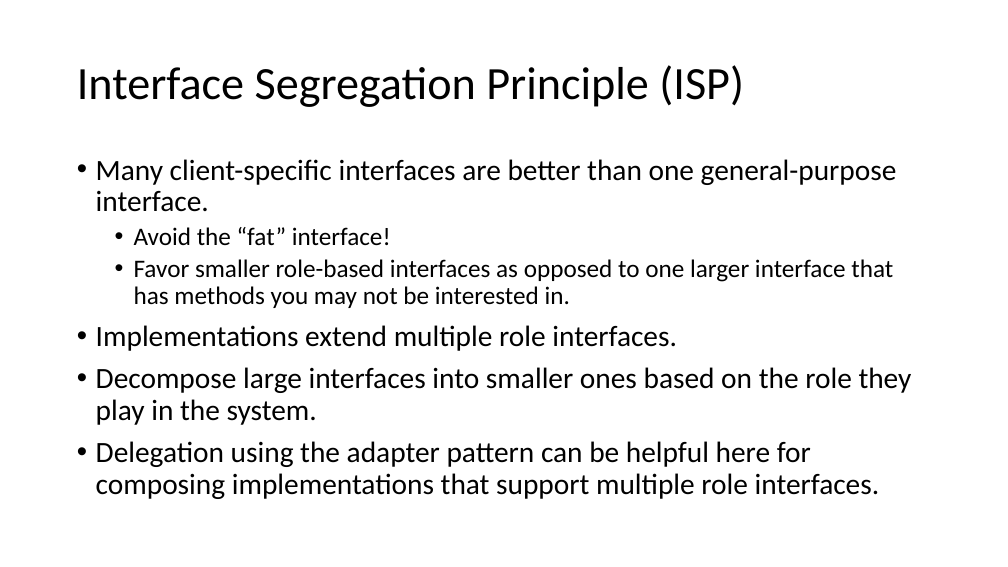
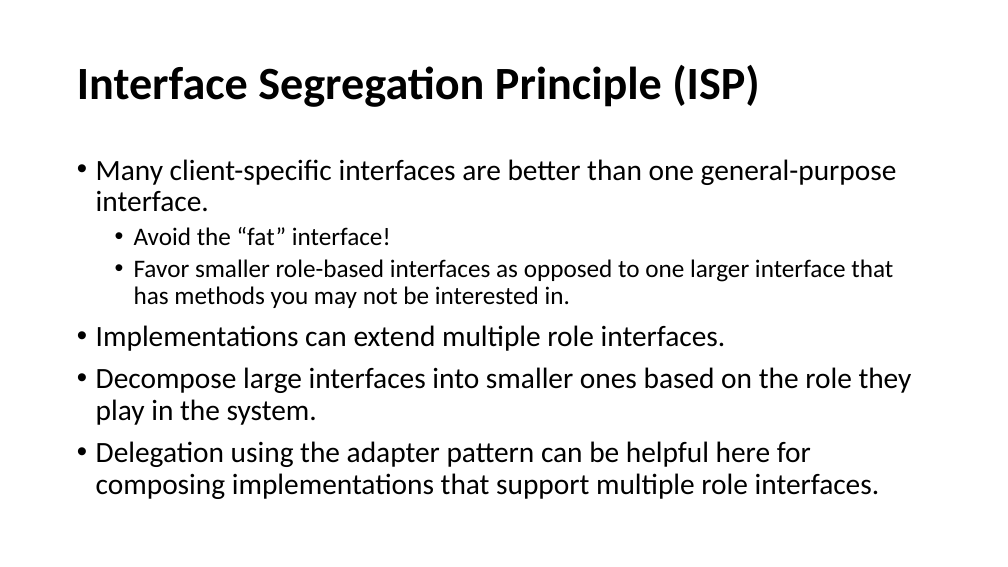
Before and after one commit to cebartling/test-driven, a slide deck: slide 10 of presentations/SOLID Design Principles.pptx (slide 9 before the commit). Drawn at 1008x567 pixels with LibreOffice and Linux fonts; fonts in the diff are those of the drawing. Boxes give left, top, right and bottom in pixels: in the first picture for what was removed or moved away, otherwise in the second. Text is boxed around its words. In the diff, an @@ line names an element or a change of style, - is before the commit and + after.

Commit message:
SOLID Principles presentation update

```diff
--- a/presentations/SOLID Design Principles.pptx
+++ b/presentations/SOLID Design Principles.pptx
@@ title "Interface Segregation Principle (ISP)" at [77,65,759,107]: bold on @@
@@ text at [96,325,726,351]: text changed @@
-• Implementations extend multiple role interfaces.
+• Implementations can extend multiple role interfaces.
```
Also in this commit, not shown: 10 other slides changed, 1 slide added.
